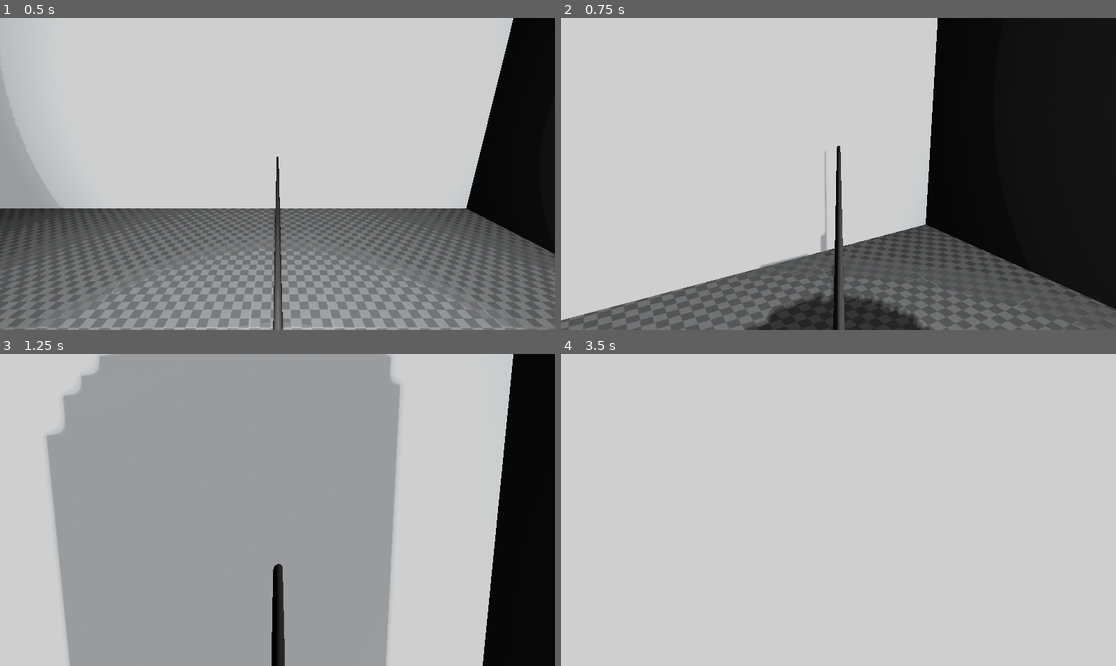
Above: before the commit, frames 1-4 (two rows, left to right).
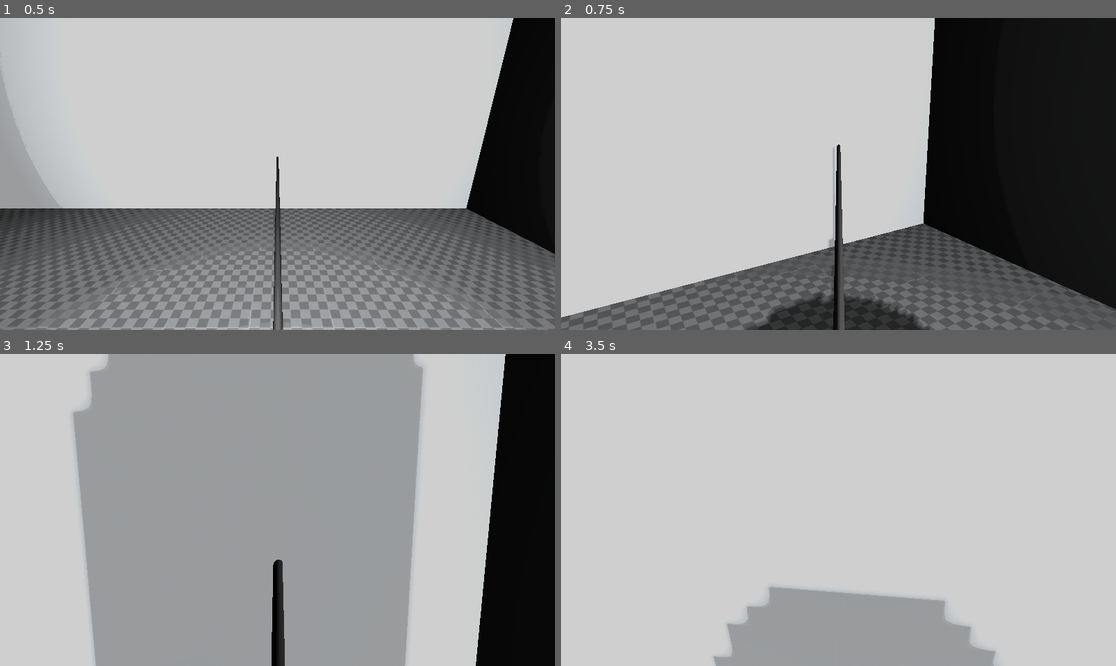
Above: after the commit, the same moments.

Repository: InTheBox-YT/GAME_JAM
Game: Godot game, scene res://scenes/world.tscn
Two runs of this game, one before a commit and one after it. Both use one fixed random seed, a clock stepped at 60 frames per second and the inputs below.
Inputs (mouse positions are in pixels of both pictures, inside the frame that each line leads up to):
- Up to frame 1 (0.5 s): no input
- Up to frame 2 (0.75 s): move the mouse to (866, 174) at 0.52 s; hold W (Up) from 0.53 s (still down); hold C (Zoom) from 0.53 s (still down)
- Up to frame 3 (1.25 s): keep holding W (Up); keep holding C (Zoom); tap Space (Jump) at 0.77 s
- Up to frame 4 (3.5 s): keep holding W (Up); move the mouse to (810, 510) at 1.27 s; release C (Zoom) at 1.28 s; tap Shift (Run) at 1.35 s; tap Space (Jump) at 1.52, 3.02 s; tap C (Zoom) at 1.55, 2.85 s; move the mouse to (849, 503) at 2.02 s; hold C (Zoom) 2.03-2.78 s; tap Enter at 2.75 s; move the mouse to (832, 516) at 2.77 s

Frame 1 is identical in both runs. In frame 2, 0.9% of the frame differs, in the area x 0-68%, y 0-97%; in frame 3, 9.4%; in frame 4, 9.4%, in the area x 27-79%, y 74-100%.

Commit message:
added incremental size increase

Diff:
--- a/Scripts/PlayerMovement.gd
+++ b/Scripts/PlayerMovement.gd
@@ -24,7 +24,8 @@
 var target_fov = normal_fov
 
 # Resizing Variables
-@export var resize_factor: float = 1.2
+@export var resize_max: float = 10.0
+var resize_factor = 0.0
 
 func _ready():
 	Input.mouse_mode = Input.MOUSE_MODE_CAPTURED
@@ -36,6 +37,27 @@
 		rotate_y(deg_to_rad(-event.relative.x * 0.5))
 		pivot.rotate_x(deg_to_rad(-event.relative.y * 0.5))
 		pivot.rotation.x = clamp(pivot.rotation.x, deg_to_rad(-40), deg_to_rad(40))
+
+func _input(event):
+	if event is InputEventMouseButton:
+		if Input.is_action_pressed("Zoom"):
+			if event.button_index == MOUSE_BUTTON_WHEEL_UP:
+				if resize_factor <= resize_max:
+					resize_factor += 0.1
+
+				if raycast.is_colliding():
+					var target: Node = raycast.get_collider()
+					if target and target is Node3D:
+						resize_object(target)
+
+			elif event.button_index == MOUSE_BUTTON_WHEEL_DOWN:
+				if resize_factor >= 0:
+					resize_factor -= 0.1
+
+				if raycast.is_colliding():
+					var target: Node = raycast.get_collider()
+					if target and target is Node3D:
+						resize_object(target)
 
 func _physics_process(delta: float):
 	if not is_on_floor():
@@ -73,13 +95,8 @@
 
 	camera.fov = lerp(camera.fov, target_fov, zoom_speed * delta)
 
-	if Input.is_action_just_pressed("Zoom"):
-		if raycast.is_colliding():
-			var target: Node = raycast.get_collider()
-			if target and target is Node3D:
-				resize_object(target)
-
 func resize_object(target: Node3D):
-
-	target.scale *= resize_factor
+	target.scale.x += resize_factor
+	target.scale.y += resize_factor
+	target.scale.z += resize_factor
 	print("Resized object: ", target.name, " New scale: ", target.scale)
Not shown, added: scenes/pla1CFD.tmp
Not shown, added: scenes/plaF3F8.tmp
